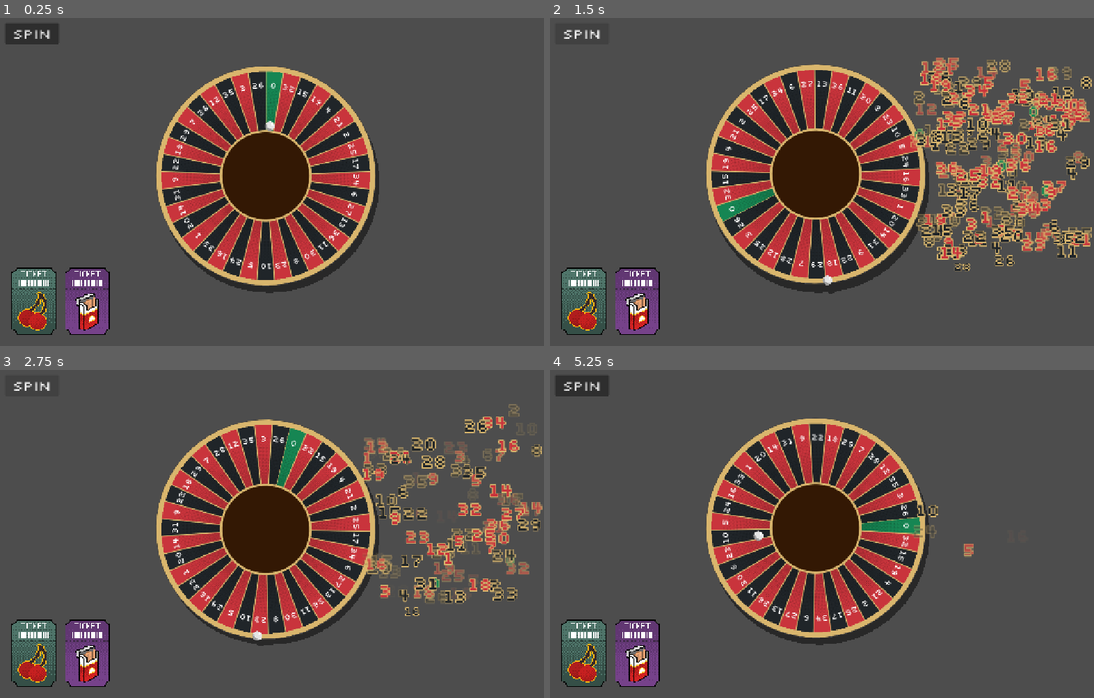
Above: before the commit, frames 1-4 (two rows, left to right).
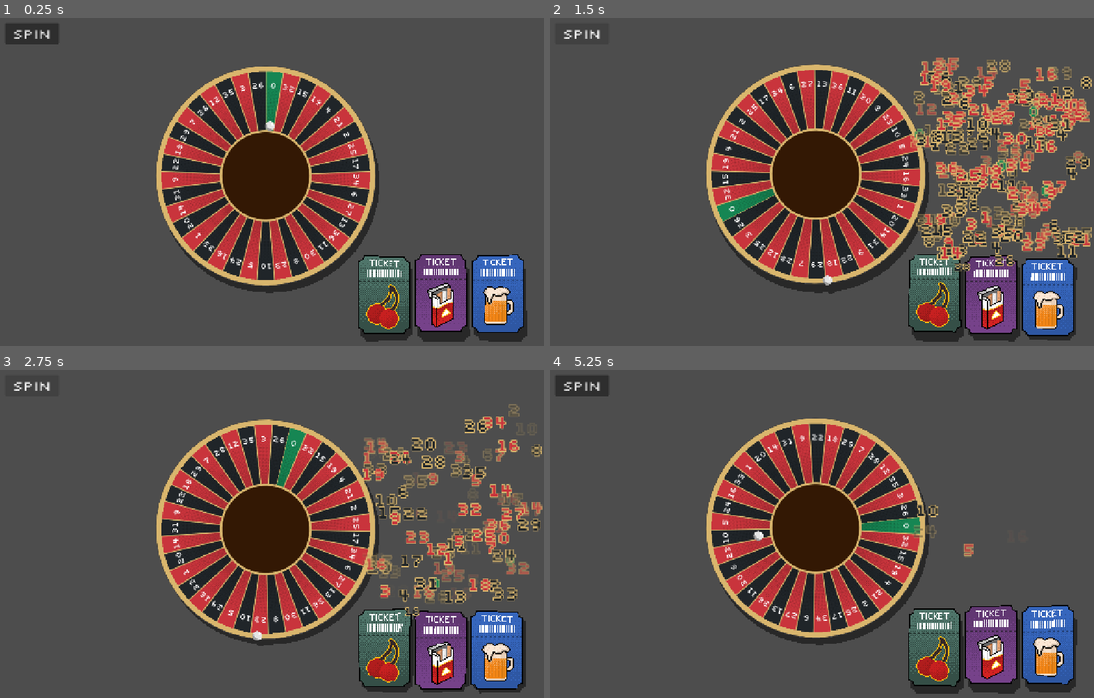
Above: after the commit, the same moments.

Repository: ross-ca/roulette-wheel
Game: Godot game, scene res://scenes/main/main.tscn
The game is run twice, just before and just after one commit, with the same random seed, the same clock (stepped at 60 frames per second) and the same inputs.
Inputs (mouse positions are in pixels of both pictures, inside the frame that each line leads up to):
- Up to frame 1 (0.25 s): no input
- Up to frame 2 (1.5 s): click "Spin" at 0.5 s; click "Spin" at 1.25 s
- Up to frame 3 (2.75 s): click "Spin" at 2 s
- Up to frame 4 (5.25 s): move the mouse to (936, 514) at 2.77 s; move the mouse to (702, 547) at 3.52 s; move the mouse to (870, 455) at 4.27 s; move the mouse to (789, 599) at 5.02 s

The runs differ from the first frame. In frame 1, 9.7% of the frame differs, in the area x 2-97%, y 72-99%; in frame 2, 9.5%; in frame 3, 9.4%; in frame 4, 9.8%, in the area x 2-97%, y 71-99%.

Commit message:
Enhance card functionality with hover effects and shader updates
- Added hover scale and damping properties to cards for improved interaction.
- Introduced idle tilt and speed parameters for a more dynamic card behavior.
- Updated card tilt shader to include background and shadow effects.
- Integrated new textures and adjusted scene references for better organization.

Diff:
--- a/scenes/card/card.gd
+++ b/scenes/card/card.gd
@@ -7,9 +7,41 @@
 ## How quickly the tilt follows the cursor and relaxes back to flat. Higher is snappier.
 @export var tilt_smoothing: float = 14.0
 
-const _SETTLED_DEGREES := 0.01
+## Scale multiplier while hovered, applied on top of `base_scale` about the card's centre.
+@export_range(1.0, 1.5, 0.01) var hover_scale: float = 1.06
+## How quickly the scale springs to and from the hover scale (the spring's angular
+## frequency, rad/s). Higher is snappier.
+@export var hover_scale_speed: float = 14.0
+## Damping of that spring. Below 1 the scale overshoots and settles back, lower is bouncier;
+## 1 or more settles with no overshoot.
+@export_range(0.05, 2.0, 0.01) var hover_scale_damping: float = 0.45
+
+## Played through the Audio autoload when the cursor enters the card. Leave empty for silence.
+@export var hover_sound: AudioStream = preload("res://assets/audio/sfx/bubble_pop.wav")
+@export_range(-40.0, 6.0, 0.5) var hover_sound_volume_db: float = -8.0
+## Each play is pitched randomly within this fraction of normal, so repeats don't sound identical.
+@export_range(0.0, 0.3, 0.005) var hover_sound_pitch_variance: float = 0.05
+
+## Tilt in degrees of the slow circular drift while not hovered. 0 turns it off.
+@export_range(0.0, 20.0, 0.1) var idle_tilt: float = 2.0
+## Revolutions per second of the idle drift.
+@export_range(0.0, 2.0, 0.01) var idle_speed: float = 0.25
+
+## The card's resting scale. Set this instead of `scale`, which the hover pop overwrites.
+## Normally set by CardContainer.
+var base_scale := Vector2.ONE:
+	set(value):
+		base_scale = value
+		_apply_scale()
+
+## Phase shift in radians of the idle drift, so neighbouring cards needn't tilt in sync.
+## Normally set by CardContainer.
+var idle_phase_offset := 0.0
 
 var _hovered := false
+var _idle_phase := 0.0 # radians; frozen while hovered so the drift resumes where it stopped
+var _hover_amount := 0.0 # sprung towards 1 while hovered; overshoots 0..1 when underdamped
+var _hover_velocity := 0.0
 var _tilt := Vector2.ZERO # (x_rot, y_rot) in degrees, as passed to the shader
 
 
@@ -18,12 +50,14 @@
 	mouse_exited.connect(_set_hovered.bind(false))
 	resized.connect(_update_pivot)
 	_update_pivot()
-	set_process(false)
 
 
 func _process(delta: float) -> void:
 	var target := Vector2.ZERO
-	if _hovered:
+	if not _hovered:
+		_idle_phase = fposmod(_idle_phase + delta * idle_speed * TAU, TAU)
+		target = Vector2(sin(_idle_phase + idle_phase_offset), cos(_idle_phase + idle_phase_offset)) * idle_tilt
+	else:
 		# Cursor offset from the card centre in -1..1, in the card's own (scaled) space.
 		var half := size / 2.0
 		var offset := ((get_local_mouse_position() - half) / half).clamp(-Vector2.ONE, Vector2.ONE)
@@ -31,18 +65,31 @@
 		target = Vector2(offset.y, -offset.x) * max_tilt
 
 	_tilt = _tilt.lerp(target, 1.0 - exp(-tilt_smoothing * delta))
-	if not _hovered and _tilt.length() < _SETTLED_DEGREES:
-		_tilt = Vector2.ZERO
-		set_process(false)
+	_step_hover_spring(minf(delta, 1.0 / 30.0)) # capped so a frame hitch can't blow the spring up
+	_apply_scale()
 
 	var tilt_material := material as ShaderMaterial
 	tilt_material.set_shader_parameter("x_rot", _tilt.x)
 	tilt_material.set_shader_parameter("y_rot", _tilt.y)
 
 
+func _step_hover_spring(delta: float) -> void:
+	var stiffness := hover_scale_speed * hover_scale_speed
+	var damping := 2.0 * hover_scale_damping * hover_scale_speed
+	var target := 1.0 if _hovered else 0.0
+	_hover_velocity += (stiffness * (target - _hover_amount) - damping * _hover_velocity) * delta
+	_hover_amount += _hover_velocity * delta
+
+
+func _apply_scale() -> void:
+	scale = base_scale * lerpf(1.0, hover_scale, _hover_amount)
+
+
 func _set_hovered(hovered: bool) -> void:
 	_hovered = hovered
-	set_process(true)
+	if hovered and hover_sound:
+		var pitch := 1.0 + randf_range(-hover_sound_pitch_variance, hover_sound_pitch_variance)
+		Audio.play_sfx(hover_sound, hover_sound_volume_db, pitch)
 
 
 # Scale (e.g. a future hover pop) should happen about the card's centre.
--- a/scenes/card/card_tilt.gdshader
+++ b/scenes/card/card_tilt.gdshader
@@ -17,6 +17,15 @@
 // At 1, the image is resized so that it can do a full
 // rotation without clipping inside its rect.
 uniform float inset : hint_range(0, 1) = 0.0;
+
+// Bob and shadow, as in wheelShader.gdshader. Pixel values are in texture pixels.
+uniform vec4 background_color : source_color = vec4(0.0, 0.0, 0.0, 0.0);
+uniform vec4 shadow_color : source_color = vec4(0.15686275, 0.15686275, 0.15686275, 1.0);
+uniform vec2 offset_in_pixels = vec2(4.0, 4.0);
+uniform float bob_pixels : hint_range(0.0, 32.0) = 3.0;
+uniform float bob_speed : hint_range(0.0, 6.0) = 1.25;
+// Phase shift of the bob in radians, so neighbouring cards needn't move in sync.
+uniform float bob_offset : hint_range(0.0, 6.283185) = 0.0;
 
 varying flat vec2 o;
 varying vec3 p;
@@ -50,9 +59,31 @@
 	VERTEX += (UV - 0.5) / TEXTURE_PIXEL_SIZE * t * (1.0 - inset);
 }
 
+// Card colour at a texture UV; anywhere off the card counts as background.
+// TEXTURE is only in scope in the built-in functions, so it's passed in.
+vec4 card_color(sampler2D tex, vec2 uv) {
+	if (uv.x < 0.0 || uv.y < 0.0 || uv.x > 1.0 || uv.y > 1.0) return background_color;
+	return texture(tex, uv);
+}
+
 void fragment() {
 	if (cull_back && p.z <= 0.0) discard;
-	vec2 uv = (p.xy / p.z).xy - o;
-	COLOR = texture(TEXTURE, uv + 0.5);
-	COLOR.a *= step(max(abs(uv.x), abs(uv.y)), 0.5);
+	vec2 uv = (p.xy / p.z).xy - o + 0.5;
+
+	// Same bob and shadow as wheelShader.gdshader. The vertex stage draws the quad larger
+	// than the card (at inset 0), so there's room outside the card for both.
+	// Lift by the amplitude so the lowest point of the bob is the resting position.
+	float bob = sin(TIME * bob_speed + bob_offset) * bob_pixels + bob_pixels;
+	vec4 current_color = card_color(TEXTURE, uv + vec2(0.0, bob) * TEXTURE_PIXEL_SIZE);
+
+	// Shadow is cast from the card at rest, so it stays put while the card bobs.
+	if (length(current_color - background_color) < 0.01) {
+		vec4 offset_color = card_color(TEXTURE, uv - offset_in_pixels * TEXTURE_PIXEL_SIZE);
+
+		if (length(offset_color - background_color) > 0.01) {
+			current_color = shadow_color;
+		}
+	}
+
+	COLOR = current_color;
 }
--- /dev/null
+++ b/scenes/card_container/card_container.gd
@@ -0,0 +1,96 @@
+@tool
+extends Container
+## Lays its children (cards) out in a horizontal row, accounting for each child's scale.
+## Unlike HBoxContainer, which ignores scale, so scaled cards would overlap or leave gaps.
+
+enum Alignment { BEGIN, CENTER, END }
+
+## Scale applied to every card. Set here rather than on each card: scale on a container's
+## child isn't saved with the scene, so it only ever showed up in the editor.
+@export var card_scale: float = 2.15625:
+	set(value):
+		card_scale = value
+		queue_sort()
+		update_minimum_size()
+## Extra phase (radians) added per card, left to right, to both the bob and the idle tilt
+## drift, so each card is at a different point in its cycles. Card n gets n * bob_tilt_offset_step.
+@export_range(0.0, 3.14159, 0.01) var bob_tilt_offset_step: float = 0.6:
+	set(value):
+		bob_tilt_offset_step = value
+		queue_sort()
+## Gap in pixels between neighbouring cards, measured between their scaled edges.
+@export var separation: float = 16.0:
+	set(value):
+		separation = value
+		queue_sort()
+		update_minimum_size()
+## Where the row sits inside the container when the container is wider than the cards.
+@export var alignment: Alignment = Alignment.CENTER:
+	set(value):
+		alignment = value
+		queue_sort()
+
+
+func _notification(what: int) -> void:
+	if what == NOTIFICATION_SORT_CHILDREN:
+		_sort_cards()
+
+
+func _get_minimum_size() -> Vector2:
+	var cards := _cards()
+	var result := Vector2.ZERO
+	for card in cards:
+		var scaled := _scaled_size(card)
+		result.x += scaled.x
+		result.y = maxf(result.y, scaled.y)
+	if cards.size() > 1:
+		result.x += separation * (cards.size() - 1)
+	return result
+
+
+func _sort_cards() -> void:
+	var cards := _cards()
+	if cards.is_empty():
+		return
+
+	var row_width := get_combined_minimum_size().x
+	var x := 0.0
+	match alignment:
+		Alignment.CENTER:
+			x = (size.x - row_width) / 2.0
+		Alignment.END:
+			x = size.x - row_width
+
+	for i in cards.size():
+		var card := cards[i]
+		var phase := fposmod(i * bob_tilt_offset_step, TAU)
+		var card_material := card.material as ShaderMaterial
+		if card_material:
+			card_material.set_shader_parameter("bob_offset", phase)
+		if "idle_phase_offset" in card:
+			card.set("idle_phase_offset", phase)
+		var base_size := card.get_combined_minimum_size()
+		var scaled := base_size * card_scale
+		if "base_scale" in card:
+			card.set("base_scale", Vector2.ONE * card_scale) # Card adds its hover pop on top
+		else:
+			card.scale = Vector2.ONE * card_scale
+		# Scaling is about the card's centre (its pivot), so the visual rect grows
+		# symmetrically around position + base_size / 2; shift back to hit the slot.
+		var pivot_shift := (base_size - scaled) / 2.0
+		var y := (size.y - scaled.y) / 2.0
+		card.position = Vector2(x, y) - pivot_shift
+		card.size = base_size
+		x += scaled.x + separation
+
+
+func _cards() -> Array[Control]:
+	var cards: Array[Control] = []
+	for child in get_children():
+		if child is Control and child.visible:
+			cards.append(child)
+	return cards
+
+
+func _scaled_size(card: Control) -> Vector2:
+	return card.get_combined_minimum_size() * card_scale
--- /dev/null
+++ b/scenes/card_container/card_container.tscn
@@ -0,0 +1,6 @@
+[gd_scene format=3]
+
+[ext_resource type="Script" path="res://scenes/card_container/card_container.gd" id="1_script"]
+
+[node name="CardContainer" type="Container"]
+script = ExtResource("1_script")
--- a/scenes/main/main.tscn
+++ b/scenes/main/main.tscn
@@ -5,9 +5,11 @@
 [ext_resource type="Shader" uid="uid://bhnaj174ofi68" path="res://scenes/wheel/wheelShader.gdshader" id="2_0xm2m"]
 [ext_resource type="PackedScene" uid="uid://dfblr6s3i4487" path="res://scenes/hud/hud.tscn" id="2_1bvp3"]
 [ext_resource type="PackedScene" path="res://scenes/card/card.tscn" id="4_card"]
+[ext_resource type="PackedScene" path="res://scenes/card_container/card_container.tscn" id="5_b1x3f"]
 [ext_resource type="Texture2D" uid="uid://dq17wxeoh38it" path="res://assets/textures/cherry.png" id="5_lquwl"]
 [ext_resource type="Texture2D" uid="uid://cyohheps83tey" path="res://assets/textures/cigarettes.png" id="6_7mycd"]
 [ext_resource type="Shader" uid="uid://dexl7k0sofn0k" path="res://scenes/card/card_tilt.gdshader" id="6_yyfjg"]
+[ext_resource type="Texture2D" uid="uid://ddkg31g5ca86k" path="res://assets/textures/beer.png" id="10_a8run"]
 
 [sub_resource type="ShaderMaterial" id="ShaderMaterial_h2yge"]
 shader = ExtResource("2_0xm2m")
@@ -20,6 +22,21 @@
 [sub_resource type="ViewportTexture" id="ViewportTexture_g4v7s"]
 viewport_path = NodePath("SubViewport")
 
+[sub_resource type="ShaderMaterial" id="ShaderMaterial_yyfjg"]
+resource_local_to_scene = true
+shader = ExtResource("6_yyfjg")
+shader_parameter/fov = 90.0
+shader_parameter/cull_back = true
+shader_parameter/y_rot = 0.0
+shader_parameter/x_rot = 0.0
+shader_parameter/inset = 0.0
+shader_parameter/background_color = Color(0, 0, 0, 0)
+shader_parameter/shadow_color = Color(0.15686275, 0.15686275, 0.15686275, 1)
+shader_parameter/offset_in_pixels = Vector2(2.5, 2.5)
+shader_parameter/bob_pixels = 3.0
+shader_parameter/bob_speed = 1.25
+shader_parameter/bob_offset = 0.0
+
 [sub_resource type="ShaderMaterial" id="ShaderMaterial_b1x3f"]
 resource_local_to_scene = true
 shader = ExtResource("6_yyfjg")
@@ -28,8 +45,14 @@
 shader_parameter/y_rot = 0.0
 shader_parameter/x_rot = 0.0
 shader_parameter/inset = 0.0
+shader_parameter/background_color = Color(0, 0, 0, 0)
+shader_parameter/shadow_color = Color(0.15686275, 0.15686275, 0.15686275, 1)
+shader_parameter/offset_in_pixels = Vector2(2.5, 2.5)
+shader_parameter/bob_pixels = 3.0
+shader_parameter/bob_speed = 1.25
+shader_parameter/bob_offset = 1.0
 
-[sub_resource type="ShaderMaterial" id="ShaderMaterial_a8run"]
+[sub_resource type="ShaderMaterial" id="ShaderMaterial_ouso4"]
 resource_local_to_scene = true
 shader = ExtResource("6_yyfjg")
 shader_parameter/fov = 90.0
@@ -37,6 +60,12 @@
 shader_parameter/y_rot = 0.0
 shader_parameter/x_rot = 0.0
 shader_parameter/inset = 0.0
+shader_parameter/background_color = Color(0, 0, 0, 0)
+shader_parameter/shadow_color = Color(0.15686275, 0.15686275, 0.15686275, 1)
+shader_parameter/offset_in_pixels = Vector2(2.5, 2.5)
+shader_parameter/bob_pixels = 3.0
+shader_parameter/bob_speed = 1.25
+shader_parameter/bob_offset = 2.0
 
 [node name="Main" type="Node2D" unique_id=862141720]
 script = ExtResource("1_h2yge")
@@ -49,29 +78,44 @@
 
 [node name="RouletteWheel" parent="SubViewport" unique_id=1334309236 instance=ExtResource("1_ig7tw")]
 texture_filter = 2
+ball_extra_turns_min = 6
 
 [node name="WheelViewportOutput" type="Sprite2D" parent="." unique_id=1865346715]
 z_as_relative = false
 material = SubResource("ShaderMaterial_h2yge")
 texture = SubResource("ViewportTexture_g4v7s")
 
-[node name="CherryCard" parent="." unique_id=157658307 instance=ExtResource("4_card")]
+[node name="CardContainer" parent="." unique_id=1437024605 instance=ExtResource("5_b1x3f")]
+offset_left = 843.0
+offset_top = 586.0
+offset_right = 1243.0
+offset_bottom = 766.0
+card_scale = 2.5
+bob_tilt_offset_step = 1.0
+separation = 10.0
+
+[node name="CherryCard" parent="CardContainer" unique_id=1500941660 instance=ExtResource("4_card")]
+material = SubResource("ShaderMaterial_yyfjg")
+layout_mode = 2
+texture = ExtResource("5_lquwl")
+hover_scale_speed = 50.0
+hover_scale_damping = 0.3
+hover_sound_pitch_variance = 0.2
+
+[node name="CigarettesCard" parent="CardContainer" unique_id=1141705820 instance=ExtResource("4_card")]
 material = SubResource("ShaderMaterial_b1x3f")
-offset_left = 82.25
-offset_top = 644.125
-offset_right = 130.25
-offset_bottom = 716.125
-scale = Vector2(2.15625, 2.15625)
-texture = ExtResource("5_lquwl")
-max_tilt = 6.0
+layout_mode = 2
+texture = ExtResource("6_7mycd")
+hover_scale_speed = 50.0
+hover_scale_damping = 0.3
+hover_sound_pitch_variance = 0.2
 
-[node name="CigarettesCard" parent="." unique_id=1666864703 instance=ExtResource("4_card")]
-material = SubResource("ShaderMaterial_a8run")
-offset_left = 206.0
-offset_top = 644.125
-offset_right = 254.0
-offset_bottom = 716.125
-scale = Vector2(2.15625, 2.15625)
-texture = ExtResource("6_7mycd")
+[node name="BeerCard" parent="CardContainer" unique_id=341688585 instance=ExtResource("4_card")]
+material = SubResource("ShaderMaterial_ouso4")
+layout_mode = 2
+texture = ExtResource("10_a8run")
+hover_scale_speed = 50.0
+hover_scale_damping = 0.3
+hover_sound_pitch_variance = 0.2
 
 [connection signal="spin_requested" from="HUD" to="." method="_on_spin_requested"]
Not shown, added: assets/audio/sfx/bubble_pop.wav.import
Binary file added: assets/textures/beer.png
Not shown, added: assets/textures/beer.png.import
Binary file changed: assets/textures/cigarettes.png
Not shown, added: scenes/card_container/card_container.gd.uid
Not shown, added: assets/audio/sfx/bubble_pop.wav
